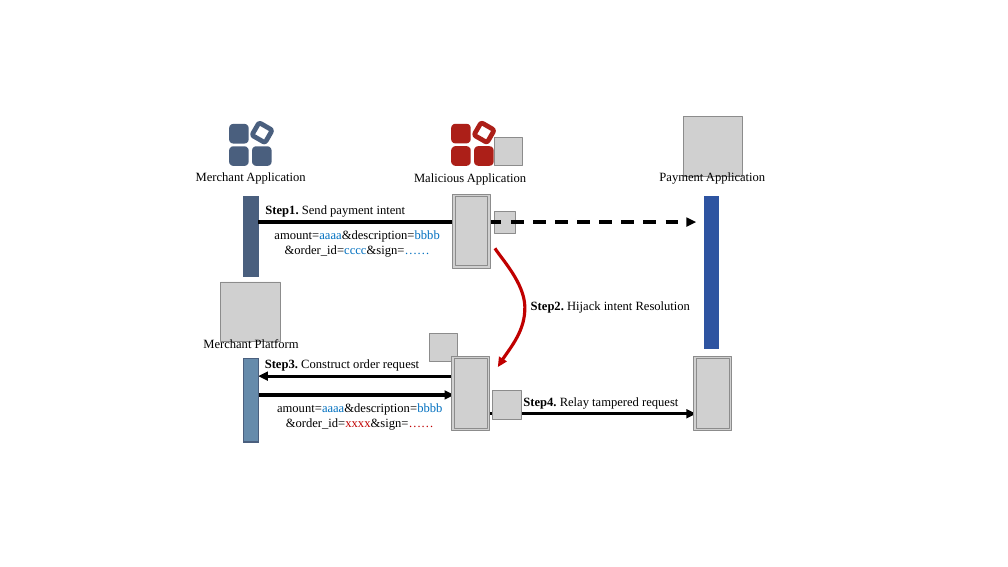
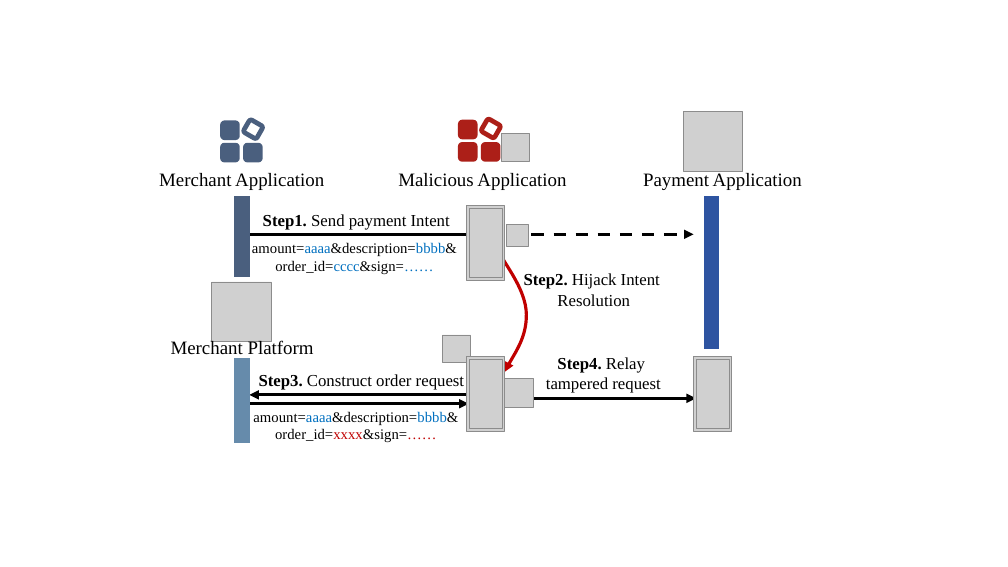
Before and after one commit to OccDeser/paper-third-party-online-payment-TDSC, a slide deck: slide 4 of img-source/images.pptx. Drawn at 1008x567 pixels with LibreOffice and Linux fonts; fonts in the diff are those of the drawing; grey boxes stand for pictures. Boxes give left, top, right and bottom in pixels: in the first picture for what was removed or moved away, otherwise in the second. Text is boxed around its words. In the diff, an @@ line names an element or a change of style, - is before the commit and + after.

```diff
--- a/img-source/images.pptx
+++ b/img-source/images.pptx
@@ 4 rounded rectangles, 1 picture: place and size @@
-4 rounded rectangles, 1 picture at [453,123,523,166]
+4 rounded rectangles, 1 picture at [460,118,529,162]
@@ picture: place and size @@
-picture at [684,117,743,177]
+picture at [684,112,743,172]
@@ 4 rounded rectangles, 1 text: place and size @@
-4 rounded rectangles, 1 text at [196,123,305,184]
+4 rounded rectangles, 1 text at [159,119,324,190]
@@ text "Malicious Application": place and size @@
-text "Malicious Application" at [414,173,526,185]
+text "Malicious Application" at [398,173,566,190]
@@ text "Malicious Application" at [398,173,566,190]: size 12 to 18 pt; alignment centre to left @@
@@ size 12 to 18 pt in 3 elements at [171,340,314,359], [159,173,324,190], [643,171,802,190] @@
@@ text "Payment Application": place and size @@
-text "Payment Application" at [659,171,765,184]
+text "Payment Application" at [643,171,802,190]
@@ picture: place and size @@
-picture at [452,194,490,268]
+picture at [467,206,504,280]
@@ picture: place and size @@
-picture at [455,197,488,266]
+picture at [470,208,502,278]
@@ text "amount=aaaa&description=bbbb&order_id=cccc&sign=……": place and size @@
-text "amount=aaaa&description=bbbb&order_id=cccc&sign=……" at [274,230,439,257]
+text "amount=aaaa&description=bbbb&order_id=cccc&sign=……" at [252,242,457,274]
@@ text "amount=aaaa&description=bbbb&order_id=cccc&sign=……" at [252,242,457,274]: size 12 to 14 pt @@
@@ line moved from (259, 222) - (465, 222) to (250, 234) - (479, 234) @@
@@ text at [263,214,450,230]: text changed; size 12 to 16 pt @@
-Step1. Send payment intent
+Step1. Send payment Intent
@@ arrow moved from (467, 222) - (696, 222) to (488, 234) - (693, 234) @@
@@ picture: place and size @@
-picture at [495,212,516,233]
+picture at [507,225,528,246]
@@ freeform shape: place and size @@
-freeform shape at [495,248,526,367]
+freeform shape at [503,258,527,372]
@@ text at [524,273,660,306]: text changed; size 12 to 16 pt @@
-Step2. Hijack intent Resolution
+Step2. Hijack Intent
+Resolution
@@ 2 rectangles, 1 picture, 1 text: place and size @@
-2 rectangles, 1 picture, 1 text at [203,197,299,442]
+2 rectangles, 1 picture, 1 text at [171,197,314,442]
@@ rectangle at [235,358,250,442]: outline #4A5F7E 1 pt to #668BAB 1 pt @@
@@ 3 pictures: place and size @@
-3 pictures at [430,333,490,430]
+3 pictures at [443,335,504,431]
@@ text at [546,357,660,393]: text changed; size 12 to 16 pt @@
-Step4. Relay tampered request
+Step4. Relay
+tampered request
@@ text "Step3. Construct order request": place and size @@
-text "Step3. Construct order request" at [265,359,419,371]
+text "Step3. Construct order request" at [259,374,464,390]
@@ text "Step3. Construct order request" at [259,374,464,390]: size 12 to 16 pt @@
@@ picture: place and size @@
-picture at [492,390,522,420]
+picture at [504,378,534,408]
@@ text "amount=aaaa&description=bbbb&order_id=xxxx&sign=……" at [253,411,458,442]: size 12 to 14 pt @@
@@ text "amount=aaaa&description=bbbb&order_id=xxxx&sign=……": place and size @@
-text "amount=aaaa&description=bbbb&order_id=xxxx&sign=……" at [277,403,442,430]
+text "amount=aaaa&description=bbbb&order_id=xxxx&sign=……" at [253,411,458,442]
@@ arrow moved from (259, 395) - (454, 395) to (250, 404) - (469, 404) @@
@@ arrow moved from (259, 377) - (454, 377) to (250, 395) - (468, 395) @@
@@ arrow moved from (488, 414) - (696, 414) to (488, 399) - (696, 399) @@
```
Also in this commit, not shown: 22 other files.
